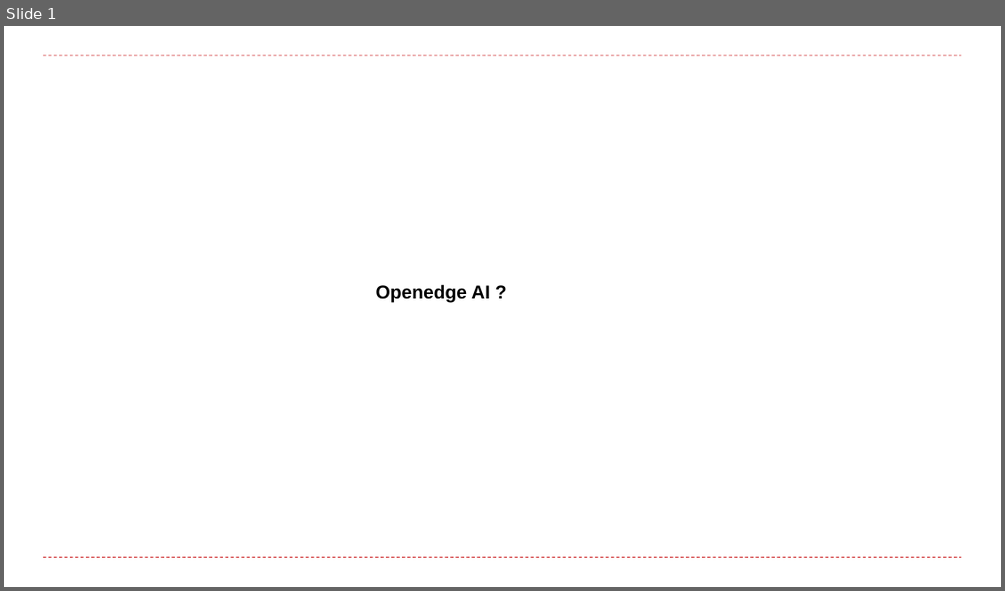
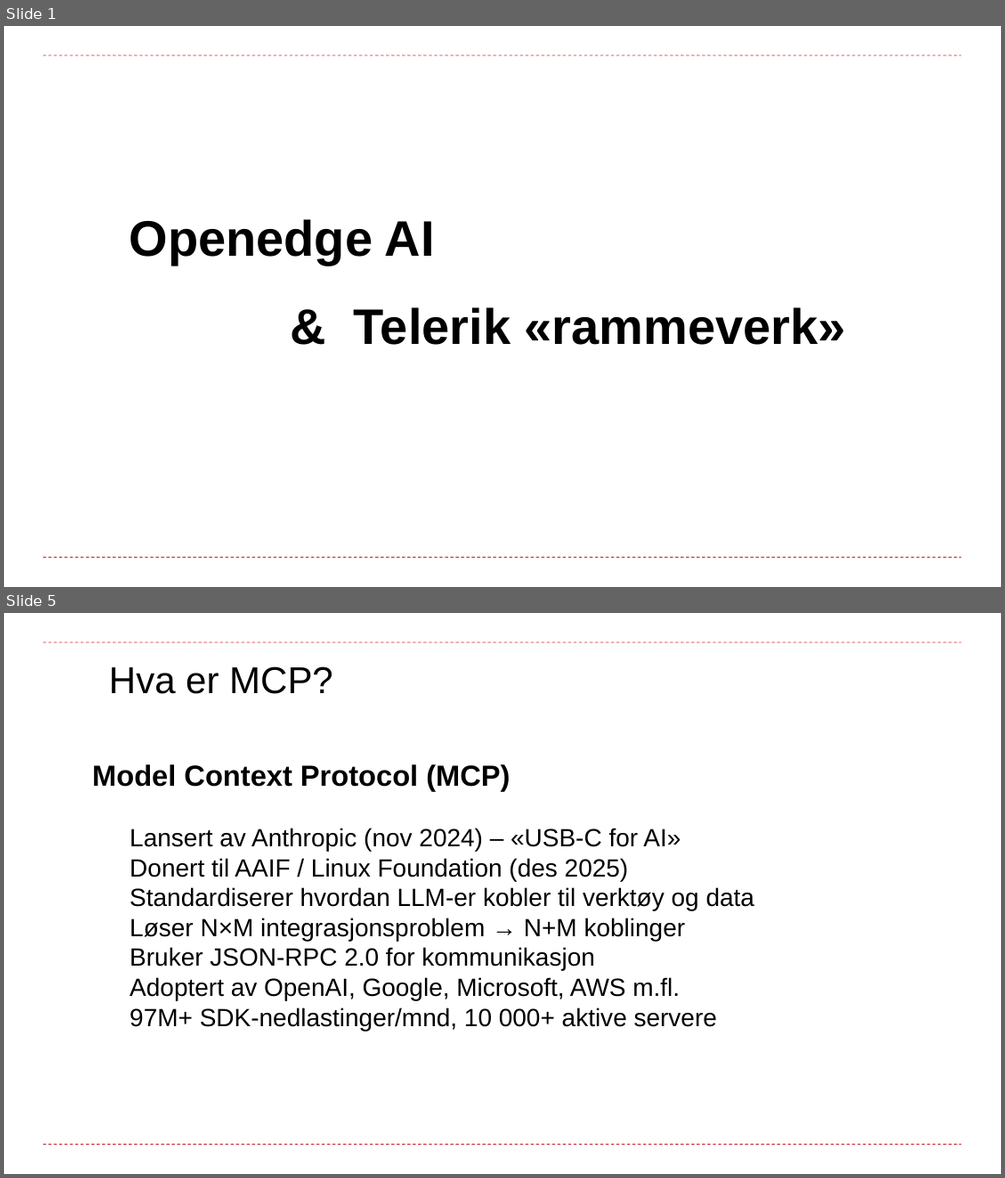
Before and after one commit to curtoldenborg/mcp, a slide deck: resources/documents/Brukerforeningen_2026.pptx. Shown one above the other, each under a label of ours: slide 1 before the commit, slides 1 and 5 after it; the slides between them are not shown. The pictures are 1005x591 and 1005x1178 pixels, drawn with LibreOffice and Linux fonts; fonts in the diff are those of the drawing; background and template pictures are left out. Boxes give left, top, right and bottom in pixels: in the first picture for what was removed or moved away, otherwise in the second. Text is boxed around its words. In the diff, an @@ line names an element or a change of style, - is before the commit and + after.

```diff
--- a/resources/documents/Brukerforeningen_2026.pptx
+++ b/resources/documents/Brukerforeningen_2026.pptx
@@ slide 5 added at (4,613,1001,1174), background #FFFFFF; not listed: 2 template elements that a slide beside it also shows @@
@@ text added at (109,666,333,694), 36 pt, text #000000 @@
+Hva er MCP?
@@ text added at (92,764,754,1030), 24 pt, text #000000 @@
+Model Context Protocol (MCP)
+  Lansert av Anthropic (nov 2024) – «USB-C for AI»
+  Donert til AAIF / Linux Foundation (des 2025)
+  Standardiserer hvordan LLM-er kobler til verktøy og data
+  Løser N×M integrasjonsproblem → N+M koblinger
+  Bruker JSON-RPC 2.0 for kommunikasjon
+  Adoptert av OpenAI, Google, Microsoft, AWS m.fl.
+  97M+ SDK-nedlastinger/mnd, 10 000+ aktive servere
@@ slide 1 changed as well @@
@@ text at (129,219,435,265): text changed; size 18 to 48 pt @@
-Openedge AI ?
+Openedge AI
@@ text added at (354,307,846,345), 48 pt, text #000000, bold @@
+& Telerik «rammeverk»
```
Also in this commit, not shown: 20 other slides added, 25 slides removed, 2 other files.
